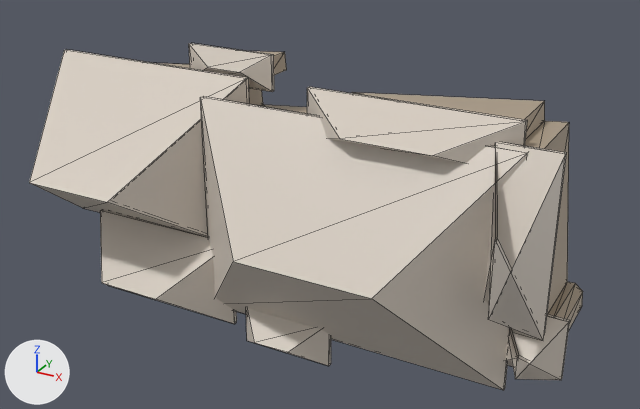
An edit to the glTF model modelle/hofgut_sternen/hofgut_massing.glb, drawn before and after from the same camera.
Both versions are drawn from a 50 mm camera at (64.6, -70.0, 45.2) aimed at (29.6, -6.4, 13.4). The axes (+X, +Y, +Z) are drawn at lower left. The lights are the same throughout. The first picture is the older version. Mesh edges are drawn as thin lines. Vertices at exactly the same position are counted once.

The scene before the commit, as lines of its bpy script (objects in view):
```python
me_daecher = bpy.data.meshes.new('daecher')
me_daecher.from_pydata(...)  # 96 vertices, 160 faces; spans x -0.5..52.6, y -17.6..-3.0, z -0.5..25.5
me_daecher.materials.append(mat_defaultmaterial_001)
me_waende = bpy.data.meshes.new('waende')
me_waende.from_pydata(...)  # 110 vertices, 232 faces; spans x 0.0..52.1, y -10.1..0.0, z 0.0..25.0
me_waende.materials.append(mat_defaultmaterial)
ob_daecher = bpy.data.objects.new('daecher', me_daecher)
ob_daecher.location = (0.0, 0.0, 0.0)
ob_waende = bpy.data.objects.new('waende', me_waende)
ob_waende.location = (0.0, 0.0, 0.0)
```
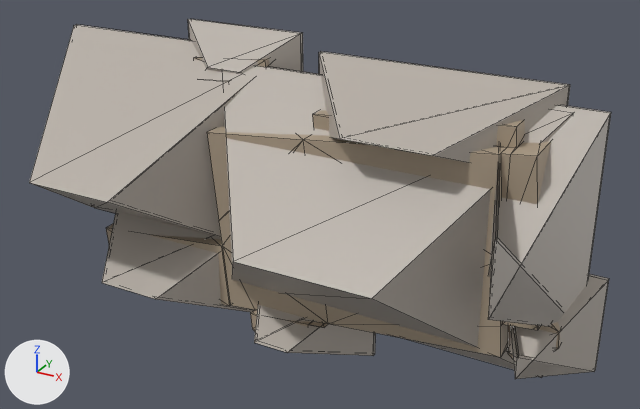
What changed in the scene script:
```text
Change me_daecher:
    used by ob_daecher; location = (0.0, 0.0, 0.0)
    remove me_daecher.from_pydata(...)  # 96 vertices, 160 faces; spans x -0.5..52.6, y -17.6..-3.0, z -0.5..25.5
    add me_daecher.from_pydata(...)  # 96 vertices, 160 faces; spans x -2.2..54.3, y -17.6..-0.7, z -2.2..27.2
    me_daecher part 1: 64 of 96 vertices moved; they spanned x -0.5..52.6, y -10.1..-3.0, z -0.5..25.5 and now span x -2.2..54.3, y -4.3..-0.7, z -2.2..27.2; mean shift (0.0, 4.9, 0.0); largest move (45.9, -8.6, 22.9) -> (44.2, -2.8, 24.6)
    me_daecher part 2: 160 faces centred in x -0.5..52.6, y -14.8..-3.2, z -0.5..25.5 are repainted in the vertex colours; the middle colour goes from pale yellow #d7cdc1 to grey #b6aea5
```

Pixel boxes (x1, y1, x2, y2) of what changed, in the pictures (640 x 409 px; the box of a moved part takes in the faces that stretch with it):
'daecher', reshaped, recoloured (8% wider): before (29, 43, 570, 390); after (29, 19, 611, 379)
part 1 of me_daecher, moved or reshaped: before (29, 43, 570, 390); after (29, 19, 611, 379)
part 2 of me_daecher, recoloured: before (29, 43, 570, 390); after (29, 19, 611, 379)
'waende', unchanged, uncovered by the edit: before (157, 51, 583, 329); after (93, 57, 561, 359)
